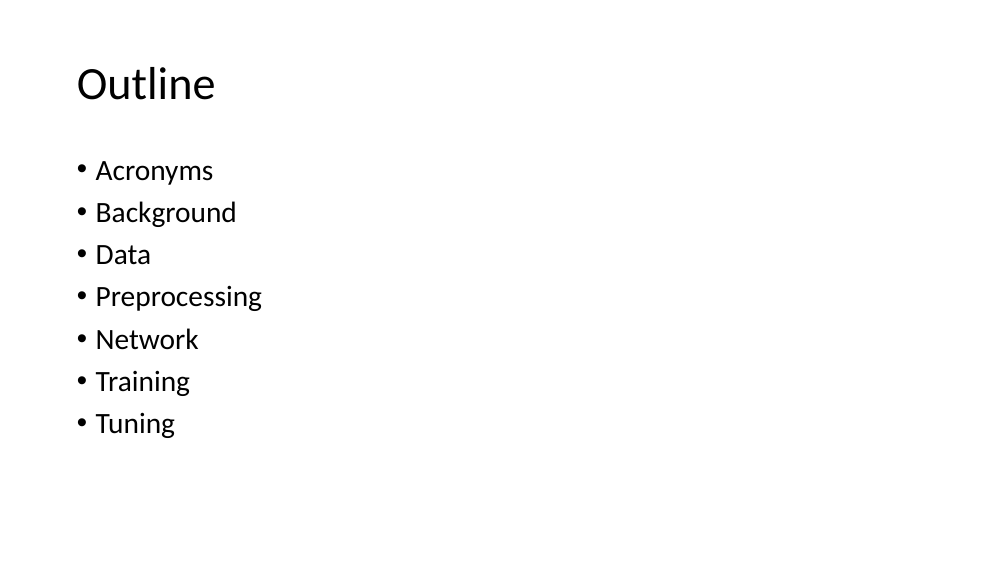
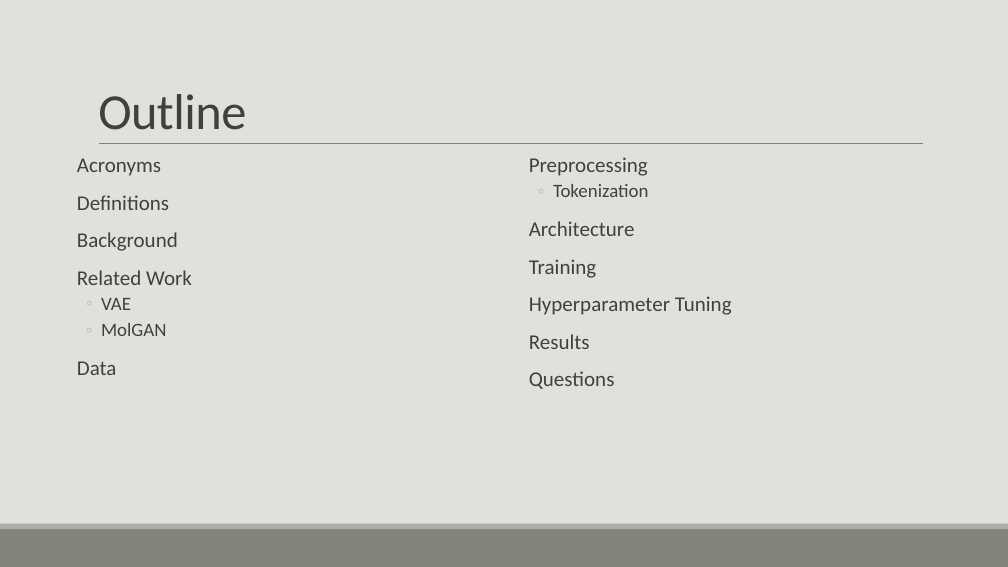
Before and after one commit to vanthony715/SMGAN, a slide deck: slide 2 of SMGAN.pptx. Drawn at 1008x567 pixels with LibreOffice and Linux fonts; fonts in the diff are those of the drawing. Boxes give left, top, right and bottom in pixels: in the first picture for what was removed or moved away, otherwise in the second. Text is boxed around its words. In the diff, an @@ line names an element or a change of style, - is before the commit and + after.

Commit message:
updates to pptx

```diff
--- a/SMGAN.pptx
+++ b/SMGAN.pptx
@@ background #FFFFFF to #E1E1DB @@
@@ title "Outline": place and size @@
-title "Outline" at bbox=[77, 67, 216, 100]
+title "Outline" at bbox=[98, 94, 246, 130]
@@ title "Outline" at bbox=[98, 94, 246, 130]: size 44 to 48 pt, text colour #000000 to #404040, letter spacing 0 to -0.5 pt; line spacing 0.9 to 0.85; vertical alignment middle to bottom @@
@@ line added from (99, 144) to (923, 144), #808080 0.5 pt @@
@@ text at bbox=[77, 158, 178, 375]: size 28 to 20 pt, text colour #000000 to #404040 in "Acronyms", "Background", "Data"; bullet • to  ; more space between paragraphs @@
@@ text added at bbox=[529, 157, 732, 389], 20 pt, text #404040 @@
+  Preprocessing
+  ◦ Tokenization
+  Architecture
+  Training
+  Hyperparameter Tuning
+  Results
+  Questions
@@ text at bbox=[77, 195, 169, 210]: paragraph added @@
+  Definitions
@@ text at bbox=[77, 270, 192, 336]: paragraphs added @@
+  Related Work
+  ◦ VAE
+  ◦ MolGAN
@@ text at bbox=[96, 285, 262, 438]: paragraphs removed @@
-• Preprocessing
-• Network
-• Training
-• Tuning
@@ rectangle added at bbox=[0, 529, 1008, 567], fill #82847C @@
@@ rectangle added at bbox=[0, 524, 1008, 529], fill #ACADA8 @@
```
Also in this commit, not shown: 1 other slide changed, 14 slides added, 2 slides removed, 1 other file.
